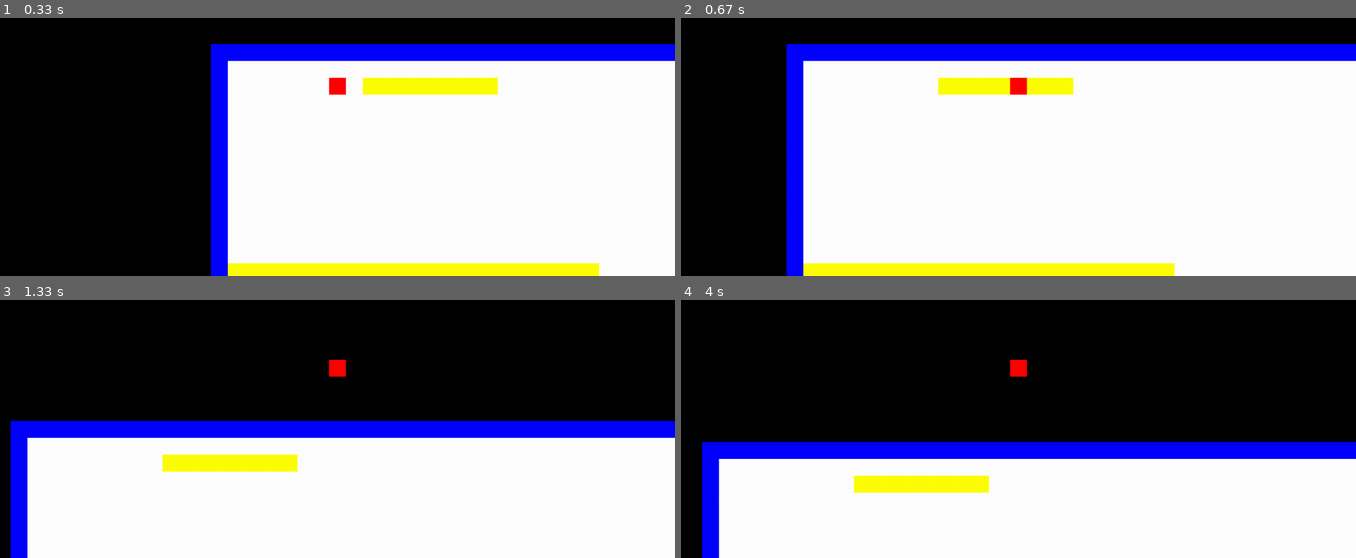
Above: before the commit, frames 1-4 (two rows, left to right).
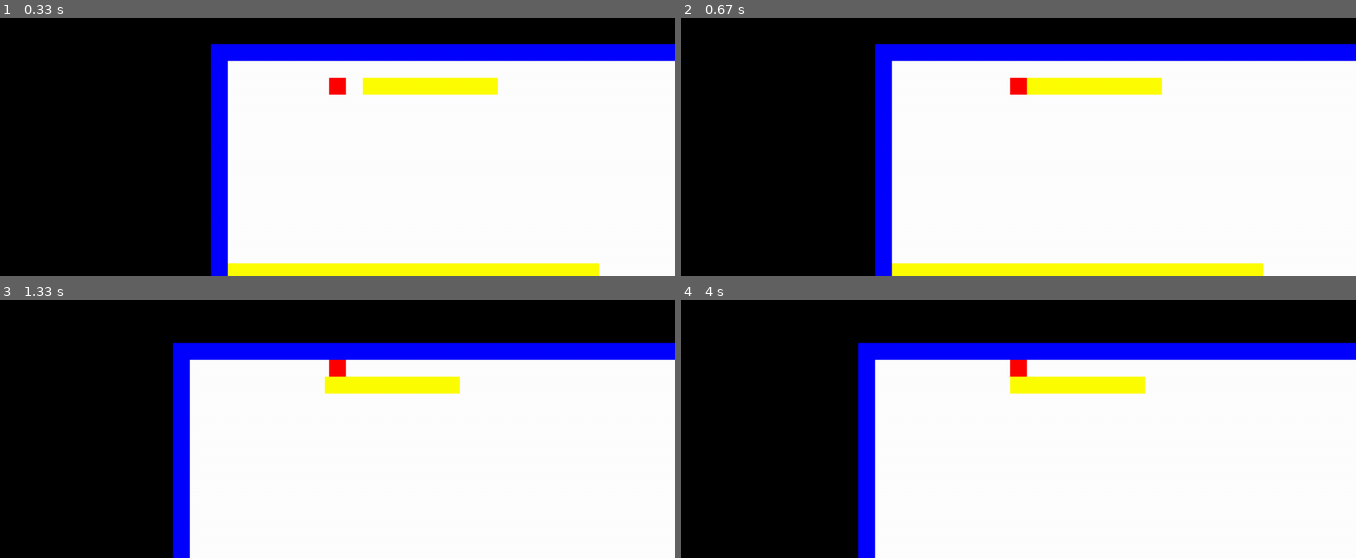
Above: after the commit, the same moments.

Repository: benedekhalaj/pygame-roguelike
Game: pygame game, started from play.py
Same seed, same stepped clock (60 frames per second), same inputs: the game is played once before the commit and once after it.
Inputs:
- Up to frame 1 (0.33 s): no input
- Up to frame 2 (0.67 s): hold Right from 0.33 s (still down)
- Up to frame 3 (1.33 s): release Right at 0.8 s; hold Up 0.83-1.13 s; hold Right from 1.17 s (still down)
- Up to frame 4 (4 s): release Right at 1.63 s; hold Left 1.67-2.2 s; hold Down 2.23-2.53 s; hold Left 2.57-2.97 s; hold Up 3-3.37 s; hold Right from 3.4 s (still down)

Frame 1 is identical in both runs. In frame 2, 16% of the frame differs, in the area x 15-87%, y 9-100%; in frame 3, 42%; in frame 4, 45%, in the area x 3-100%, y 16-100%.

Commit message:
Player: Add collision

Diff:
--- a/controller/player_controller.py
+++ b/controller/player_controller.py
@@ -12,11 +12,10 @@
     keys = view.get_input()
 
     if keys[pygame.K_LEFT]:
-        player_character.move_everything_right(asterix)
+        player_character.move(asterix, -player_character.velocity, 0, screen_size)
     if keys[pygame.K_RIGHT]:
-        player_character.move_everything_left(asterix)
+        player_character.move(asterix, player_character.velocity, 0, screen_size)
     if keys[pygame.K_UP]:
-        player_character.move_everything_down(asterix)
+        player_character.move(asterix, 0, -player_character.velocity, screen_size)
     if keys[pygame.K_DOWN]:
-        player_character.move_everything_up(asterix)
-    player_character.set_center(screen_size)
+        player_character.move(asterix, 0, player_character.velocity, screen_size)
--- a/model/classes.py
+++ b/model/classes.py
@@ -12,55 +12,36 @@
     def __init__(self, position: tuple, color):
         self.rect = pygame.Rect(position[0], position[1], position[2], position[3])
         self.color = color
-        self.velocity = 10
+        self.velocity = 4
         self.type = 'player'
 
-    def check_collision(self, asterix):
+    def move(self, asterix, x_direction, y_direction, screen):
+        if x_direction != 0:
+            self.move_single_axis(asterix, x_direction, 0, screen)
+        if y_direction != 0:
+            self.move_single_axis(asterix, 0, y_direction, screen)
+
+    def move_single_axis(self, asterix, x_direction, y_direction, screen):
+        collide = False
+        self.rect.x += x_direction
+        self.rect.y += y_direction
+
         for item in asterix:
-            if item.type != 'floor' and item.type != 'player' and self.rect.colliderect(item.rect):
-                return True
-        return False
-
-    def move_everything_left(self, asterix):
-        collide = self.check_collision(asterix)
-        for item in asterix:
-            item.rect.x -= self.velocity
-
-
-    def move_everything_right(self, asterix):
-        collide = self.check_collision(asterix)
-        for item in asterix:
-            item.rect.x += self.velocity
-
-    def move_everything_up(self, asterix):
-        collide = self.check_collision(asterix)
-        for item in asterix:
-            item.rect.y -= self.velocity
-
-
-    def move_everything_down(self, asterix):
-        collide = self.check_collision(asterix)
-        for item in asterix:
-            item.rect.y += self.velocity
-
-    def set_center(self, screen_size):
-        screen_width = screen_size[0]
-        screen_height = screen_size[1]
-        x = screen_width / 2 - self.rect.width / 2
-        y = screen_height / 2 - self.rect.height / 2
-        self.rect.x = x
-        self.rect.y = y
-
-        # for obstacle in entities['obstacles']:
-        #     if self.rect.colliderect(obstacle.rect):
-        #         if dx > 0:
-        #             self.rect.right = obstacle.rect.left
-        #         if dx < 0:
-        #             self.rect.left = obstacle.rect.right
-        #         if dy > 0:
-        #             self.rect.bottom = obstacle.rect.top
-        #         if dy < 0:
-        #             self.rect.top = obstacle.rect.bottom
+            if item.type not in ['floor', 'player']:
+                if self.rect.colliderect(item.rect):
+                    if x_direction > 0:
+                        self.rect.right = item.rect.left
+                    if x_direction < 0:
+                        self.rect.left = item.rect.right
+                    if y_direction > 0:
+                        self.rect.bottom = item.rect.top
+                    if y_direction < 0:
+                        self.rect.top = item.rect.bottom
+                    collide = True
+        if not collide:
+            for item in asterix:
+                item.rect.x -= x_direction
+                item.rect.y -= y_direction
 
 
 
